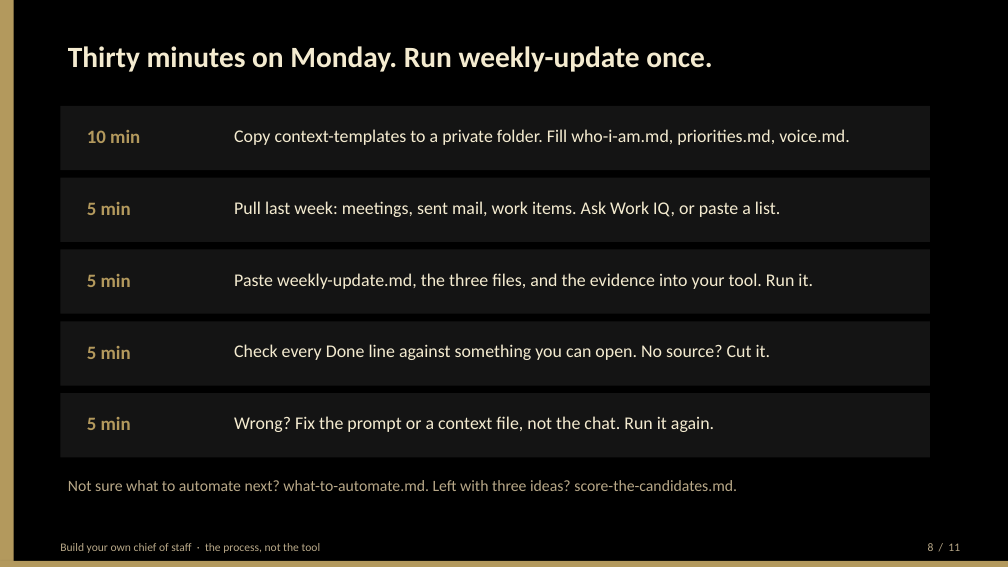
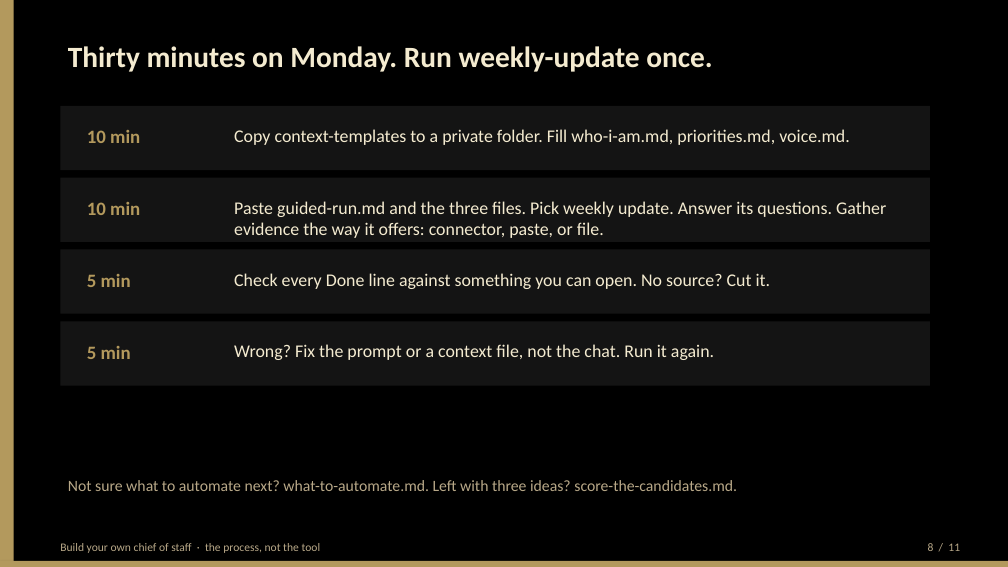
Before and after one commit to BittahCriminal/build-your-own-chief-of-staff, a slide deck: slide 8 of slides/building-your-own-chief-of-staff.pptx. Drawn at 1008x567 pixels with LibreOffice and Linux fonts; fonts in the diff are those of the drawing. Boxes give left, top, right and bottom in pixels: in the first picture for what was removed or moved away, otherwise in the second. Text is boxed around its words. In the diff, an @@ line names an element or a change of style, - is before the commit and + after.

```diff
--- a/slides/building-your-own-chief-of-staff.pptx
+++ b/slides/building-your-own-chief-of-staff.pptx
@@ text at <box>87,202,140,215</box>: text changed @@
-5 min
+10 min
@@ text at <box>234,201,886,238</box>: text changed @@
-Pull last week: meetings, sent mail, work items. Ask Work IQ, or paste a list.
+Paste guided-run.md and the three files. Pick weekly update. Answer its questions. Gather evidence the way it offers: connector, paste, or file.
@@ text "Check every Done line against ...": place and size @@
-text "Check every Done line against ..." at <box>234,344,771,360</box>
+text "Check every Done line against ..." at <box>234,273,771,289</box>
@@ text removed at <box>234,273,813,289</box> @@
-Paste weekly-update.md, the three files, and the evidence into your tool. Run it.
@@ text "Wrong? Fix the prompt or ...": place and size @@
-text "Wrong? Fix the prompt or ..." at <box>234,416,714,432</box>
+text "Wrong? Fix the prompt or ..." at <box>234,344,714,360</box>
@@ rectangle removed at <box>60,393,930,457</box> @@
@@ text removed at <box>87,417,131,430</box> @@
-5 min
```
Also in this commit, not shown: 3 other slides changed, 6 other files.
